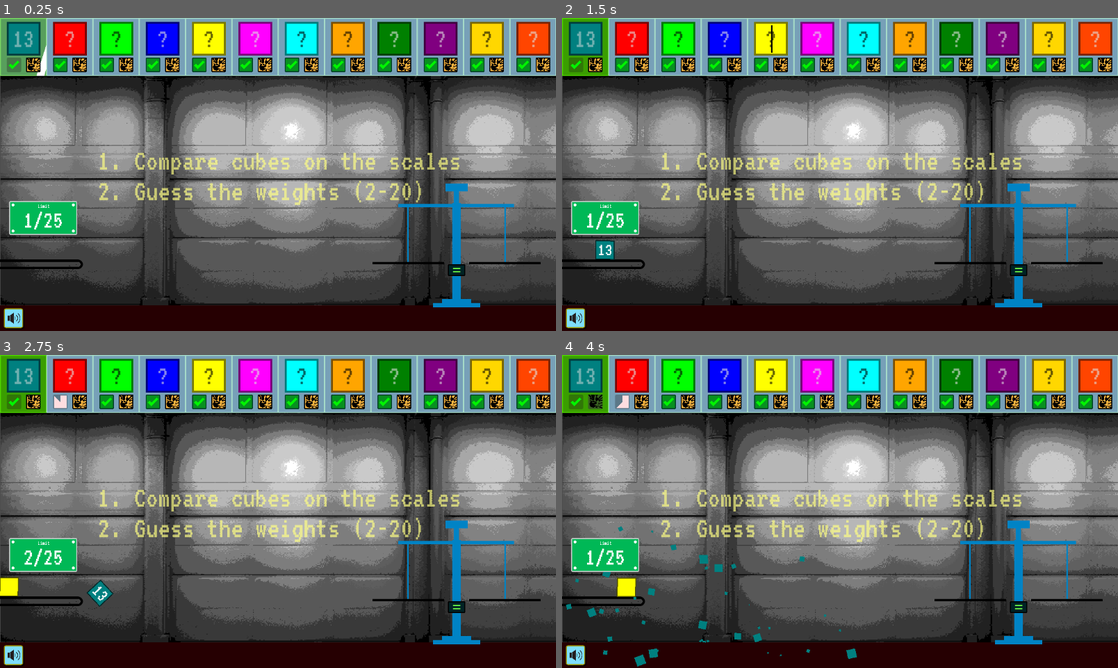
Above: before the commit, frames 1-4 (two rows, left to right).
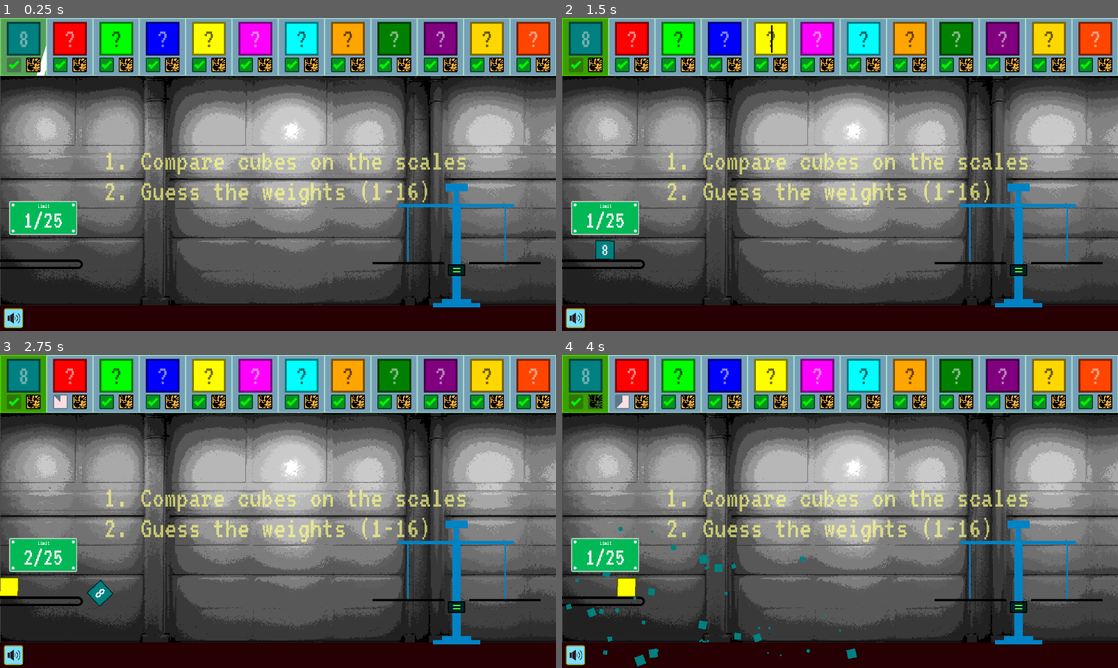
Above: after the commit, the same moments.

Repository: bjornarprytz/scale
Game: Godot game, scene res://main.tscn
Same seed, same stepped clock (60 frames per second), same inputs: the game is played once before the commit and once after it.
Inputs (mouse positions are in pixels of both pictures, inside the frame that each line leads up to):
- Up to frame 1 (0.25 s): no input
- Up to frame 2 (1.5 s): click (634, 39) at 0.52 s; type "Alex" at 0.6 s; click (678, 39) at 0.75 s; type "Alex" at 0.83 s; click (723, 39) at 0.98 s; type "Alex" at 1.07 s; click (773, 39) at 1.27 s; type "Alex" at 1.35 s
- Up to frame 3 (2.75 s): click (255, 376) at 1.5 s; type "Alex" at 1.58 s; click (300, 376) at 1.73 s; type "Alex" at 1.82 s; click (61, 401) at 2.02 s
- Up to frame 4 (4 s): click (912, 376) at 2.77 s; type "Alex" at 2.85 s; click (595, 401) at 3.52 s

The runs differ from the first frame. In frame 1, 2.8% of the frame differs, in the area x 2-84%, y 4-60%; in frame 2, 2.8%; in frame 3, 2.8%, in the area x 2-84%, y 4-79%; in frame 4, 2.8%.

Commit message:
post-jam tweaks

Diff:
--- a/src/autoload/autoload.gd
+++ b/src/autoload/autoload.gd
@@ -2,14 +2,16 @@
 class_name Global
 
 const NUM_ELEMENTS = 10
-const MAX_WEIGHT = 20
-const MIN_WEIGHT = 2
+const MAX_WEIGHT = 16
+const MIN_WEIGHT = 1
+const PENALTY_CAP = 15.0
 
 signal purge(kind: ElementCube.Kind)
 signal correct_guess(kind: ElementCube.Kind)
 signal game_over(won: bool)
 
 var kinds : Array[ElementCube.Kind] = []
+var unsolved_elements : Array[ElementCube.Kind] = []
 var correct_answers: Array[ElementCube.Kind] = []
 var wrong_answers := 0
 var exploded_cubes := 0
@@ -19,6 +21,7 @@
 func reset():
 	kinds = []
 	correct_answers = []
+	unsolved_elements = []
 	wrong_answers = 0
 	exploded_cubes = 0
 
@@ -38,8 +41,12 @@
 		kind.bounce = randf_range(0.0, 0.4)
 
 		kinds.push_back(kind)
+		unsolved_elements.push_back(kind)
 
 	print("Initiated ", kinds.size(), " kinds")
+
+func get_penalty():
+	return min(float((Autoload.wrong_answers)) * 5.0, Autoload.PENALTY_CAP)
 
 func submit_answer(kind: ElementCube.Kind, answer: int) -> bool:
 	if (kind.weight == answer and correct_answers.find(kind) == -1):
@@ -47,6 +54,7 @@
 		correct_guess.emit(kind)
 		if (correct_answers.size() == kinds.size()):
 			game_over.emit(true)
+		unsolved_elements.erase(kind)
 		return true
 	else:
 		wrong_answers += 1
--- a/src/main.gd
+++ b/src/main.gd
@@ -79,15 +79,19 @@
 
 	if (t > SPAWN_TIME):
 		t = 0.0
-		if (_get_cube_count() < MAX_CUBES):
-			_spawn_cube(Autoload.kinds.pick_random())
+		var nCubes = _get_cube_count()
+		if (nCubes < MAX_CUBES):
+			if (nCubes >= MAX_CUBES - 2 and Autoload.unsolved_elements.size() > 0):
+				_spawn_cube(Autoload.unsolved_elements.pick_random())
+			else:
+				_spawn_cube(Autoload.kinds.pick_random())
 		if (won):
 			for c in $Cubes.get_children():
 				c.apply_force(Vector2(randf_range(-1.0, 1.0), randf_range(-1.0, 0.0)) * randf_range(30000.0, 50000.0))
 
 
 func _score_formula() -> int:
-	return float(MAX_SCORE - (elapsed * 10.0) - (Autoload.exploded_cubes * 100.0)) / float(Autoload.wrong_answers +1)
+	return float(MAX_SCORE - (elapsed * 100.0) + (Autoload.exploded_cubes * 100.0))
 
 func _spawn_cube(kind: ElementCube.Kind):
 	var cube = cube_spawner.instantiate() as ElementCube
--- a/src/main.tscn
+++ b/src/main.tscn
@@ -191,11 +191,12 @@
 
 [node name="Instructions" type="RichTextLabel" parent="UIBack"]
 modulate = Color(1, 1, 0.513726, 0.67451)
-offset_left = 202.0
+offset_left = 215.0
 offset_top = 264.0
-offset_right = 15422.0
+offset_right = 15435.0
 offset_bottom = 2924.0
 scale = Vector2(0.05, 0.05)
+mouse_filter = 2
 theme = SubResource("Theme_rq7eu")
 bbcode_enabled = true
 text = "1. Compare cubes on the scales
--- a/src/things/answer.gd
+++ b/src/things/answer.gd
@@ -75,10 +75,9 @@
 		Autoload.purge.emit(my_kind)
 
 		$Answer/H2/Submit/Icon.visible = false
-		var penalty = float((Autoload.wrong_answers)) * 5.0
 		cooldown.value = 100
 		cooldown.visible = true
-		tween.tween_property(cooldown, "value", 0, penalty)
+		tween.tween_property(cooldown, "value", 0, Autoload.get_penalty())
 		$Effect.stream = wrong_effect
 		$Effect.play()
 		await tween.finished
